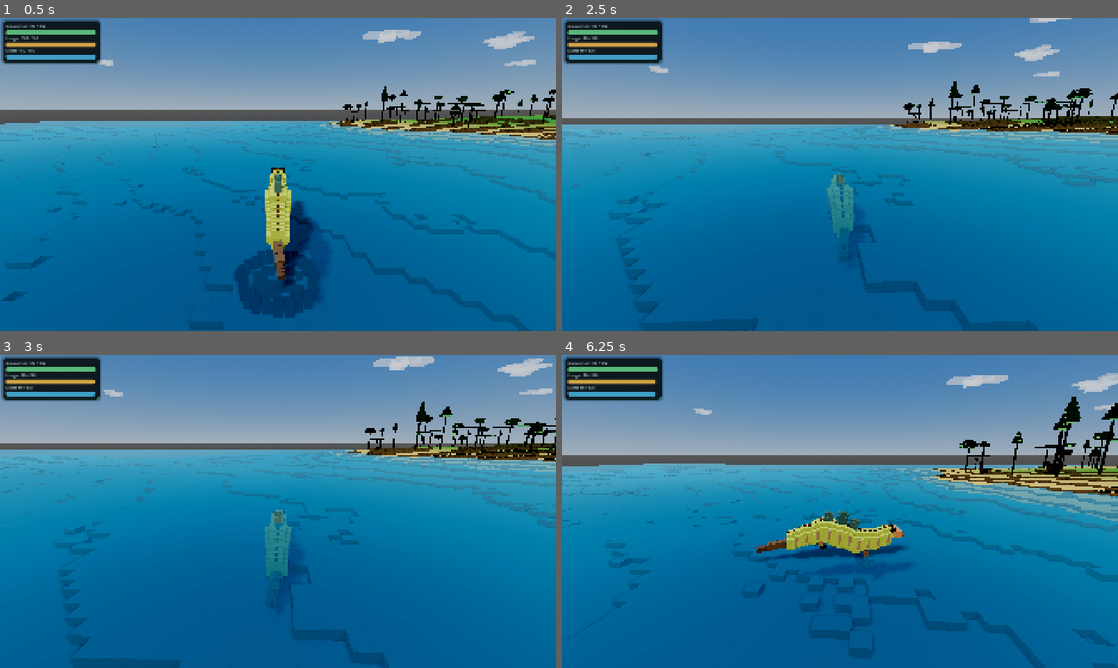
Above: before the commit, frames 1-4 (two rows, left to right).
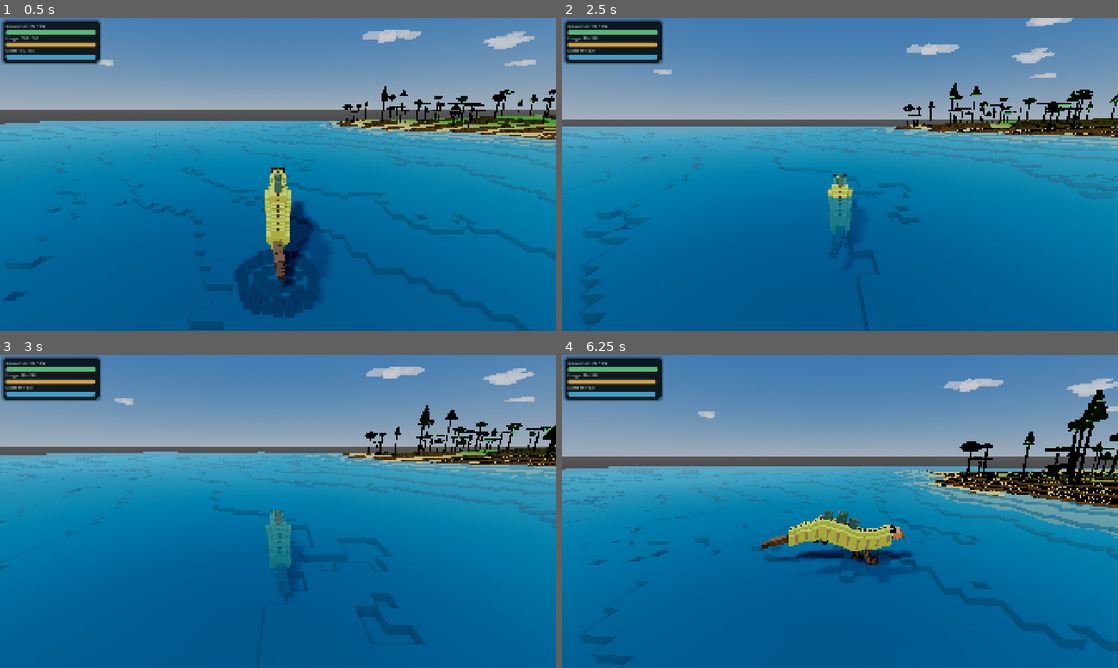
Above: after the commit, the same moments.

Repository: MajorDragonfly/voxelverse
Game: Godot game, scene res://main/main.tscn
Two runs of this game, one before a commit and one after it. Both use one fixed random seed, a clock stepped at 60 frames per second and the inputs below.
Inputs (mouse positions are in pixels of both pictures, inside the frame that each line leads up to):
- Up to frame 1 (0.5 s): no input
- Up to frame 2 (2.5 s): tap Enter at 0.5 s; move the mouse to (867, 174) at 0.52 s; hold W (move_forward) from 0.53 s (still down); click (867, 174) at 0.6 s; tap Space (jump) at 0.77, 1.52 s; move the mouse to (812, 174) at 1.27 s; tap L at 1.35 s; move the mouse to (851, 168) at 2.02 s; tap R at 2.1 s
- Up to frame 3 (3 s): keep holding W (move_forward); move the mouse to (272, 517) at 2.77 s; tap Tab at 2.85 s; click (272, 517) at 2.92 s
- Up to frame 4 (6.25 s): tap Space (jump) at 3.02, 3.77, 4.52, 6.02 s; move the mouse to (878, 514) at 3.52 s; tap Delete at 3.6 s; move the mouse to (795, 508) at 4.27 s; tap Q at 4.35 s; move the mouse to (845, 511) at 5.02 s; tap E at 5.1 s; click (845, 511) at 5.17 s; move the mouse to (817, 505) at 5.77 s; release W (move_forward) at 5.78 s; hold D (move_right) from 5.78 s (still down); tap X at 5.85 s

Frame 1 is identical in both runs. In frame 2, 7.6% of the frame differs, in the area x 0-100%, y 0-100%; in frame 3, 9.4%; in frame 4, 15%, in the area x 0-100%, y 5-100%.

Commit message:
Enable automatic terrain step-up on the player

Diff:
--- a/creatures/player/player.tscn
+++ b/creatures/player/player.tscn
@@ -1,6 +1,6 @@
 [gd_scene format=3 uid="uid://cflvob4gek5k0"]
 
-[ext_resource type="Script" uid="uid://cn3lphpcrkgub" path="res://creatures/player/player.gd" id="1_player"]
+[ext_resource type="Script" path="res://creatures/player/player_v6.gd" id="1_player"]
 [ext_resource type="Script" path="res://creatures/runtime/creature_runtime_visual.gd" id="2_runtime"]
 [ext_resource type="Script" path="res://creatures/runtime/procedural_locomotion_animator_v2.gd" id="3_locomotion"]
 [ext_resource type="Script" path="res://creatures/runtime/creature_heading_controller.gd" id="4_heading"]
@@ -19,6 +19,8 @@
 show_development_debug_overlay = false
 enable_simulation_speed_controls = false
 enable_creature_builder_debug_keys = false
+maximum_step_height = 0.58
+step_floor_probe = 0.10
 
 [node name="BodyMesh" type="MeshInstance3D" parent="." unique_id=442709546]
 visible = false
